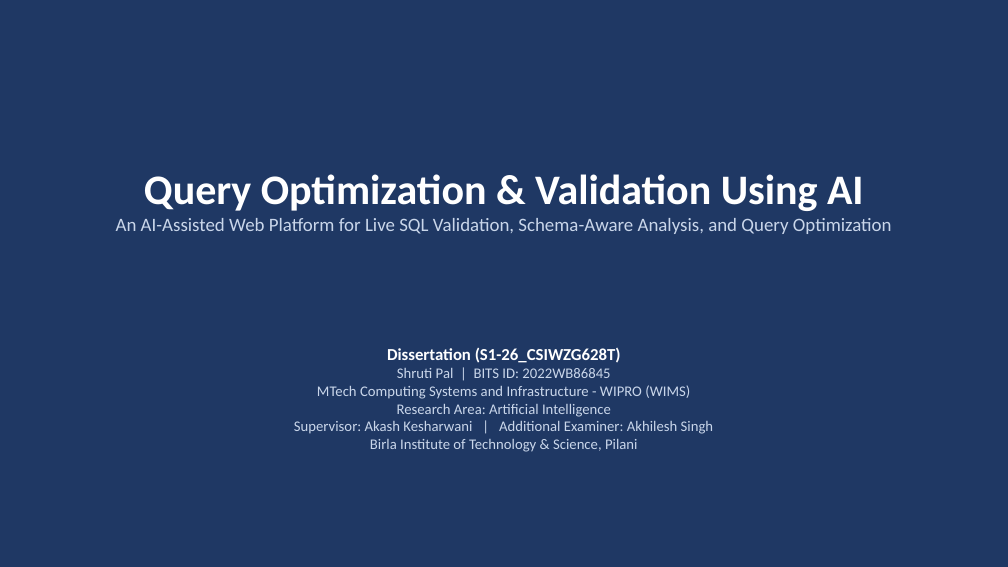
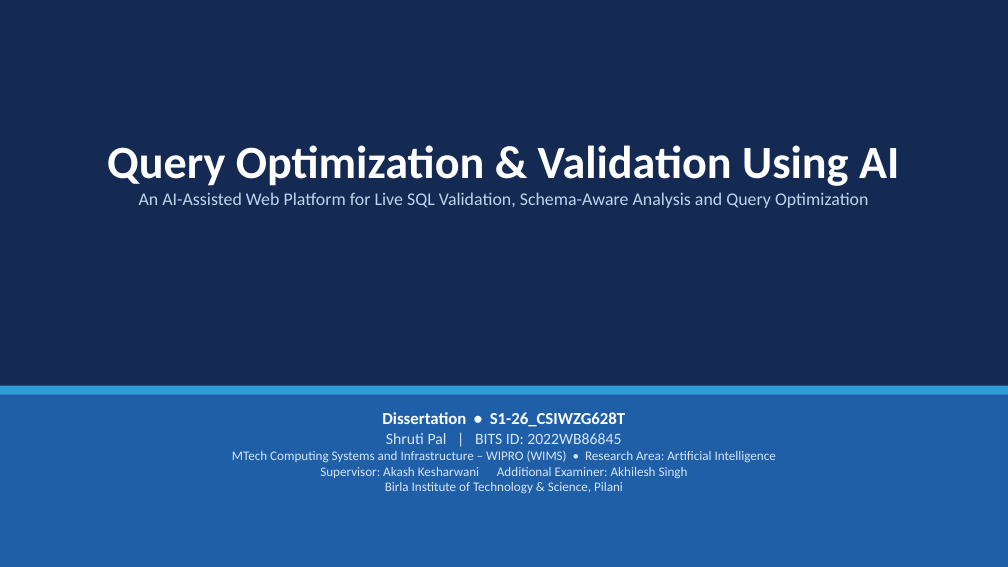
Before and after one commit to shreyanshx/AI-Query-Analyser-Validator, a slide deck: slide 1 of 2022wb86845 Dissertation Presentation.pptx. Drawn at 1008x567 pixels with LibreOffice and Linux fonts; fonts in the diff are those of the drawing. Boxes give left, top, right and bottom in pixels: in the first picture for what was removed or moved away, otherwise in the second. Text is boxed around its words. In the diff, an @@ line names an element or a change of style, - is before the commit and + after.

Commit message:
docs: redesign presentation with theme, architecture & data-flow diagrams
Add consistent navy/accent theme (title bars, accent band, slide numbers, footer), a visual architecture diagram (EC2/ALB/DB/AI/AWS with arrows), a 6-step data-flow diagram, feature cards, scope columns, tech-stack chips, and a styled plan-of-work table.

```diff
--- a/2022wb86845 Dissertation Presentation.pptx
+++ b/2022wb86845 Dissertation Presentation.pptx
@@ rectangle at (0, 0, 1008, 567): fill #1F3864 to #142A52; shadow off @@
@@ text "Query Optimization & Validation Using ...": place and size @@
-text "Query Optimization & Validation Using ..." at (116, 174, 892, 234)
+text "Query Optimization & Validation Using ..." at (107, 145, 899, 208)
@@ text at (107, 145, 899, 186): size 40 to 44 pt in "Query Optimization & Validation Using AI" @@
@@ text at (139, 192, 868, 208): text changed; size 18 to 17 pt; text colour #C9D6EA to #BED4EE @@
-An AI-Assisted Web Platform for Live SQL Validation, Schema-Aware Analysis, and Query Optimization
+An AI-Assisted Web Platform for Live SQL Validation, Schema-Aware Analysis and Query Optimization
@@ rectangle added at (0, 386, 1008, 395), fill #2E9BD6 @@
@@ rectangle added at (0, 393, 1008, 567), fill #1F5FA8 @@
@@ text "Dissertation • S1-26_CSIWZG628T": place and size @@
-text "Dissertation • S1-26_CSIWZG628T" at (294, 348, 713, 452)
+text "Dissertation • S1-26_CSIWZG628T" at (232, 412, 776, 493)
@@ text at (382, 412, 625, 427): text changed @@
-Dissertation (S1-26_CSIWZG628T)
+Dissertation • S1-26_CSIWZG628T
@@ text at (385, 433, 623, 493): size 14 to 15 pt in "Shruti Pal | BITS ID: 2022WB86845"; text colour #C9D6EA to #D8E4F2 in "Shruti Pal | BITS ID: 2022WB86845", "Birla Institute of Technology & Science, Pilani"; size 14 to 12.5 pt in "Birla Institute of Technology & Science, Pilani" @@
@@ text at (232, 450, 776, 478): text changed; size 14 to 12.5 pt; text colour #C9D6EA to #D8E4F2 @@
-MTech Computing Systems and Infrastructure - WIPRO (WIMS)
-Research Area: Artificial Intelligence
-Supervisor: Akash Kesharwani | Additional Examiner: Akhilesh Singh
+MTech Computing Systems and Infrastructure – WIPRO (WIMS) • Research Area: Artificial Intelligence
+Supervisor: Akash Kesharwani Additional Examiner: Akhilesh Singh
```
Also in this commit, not shown: 10 other slides changed, 3 slides added, 2 slides removed.
